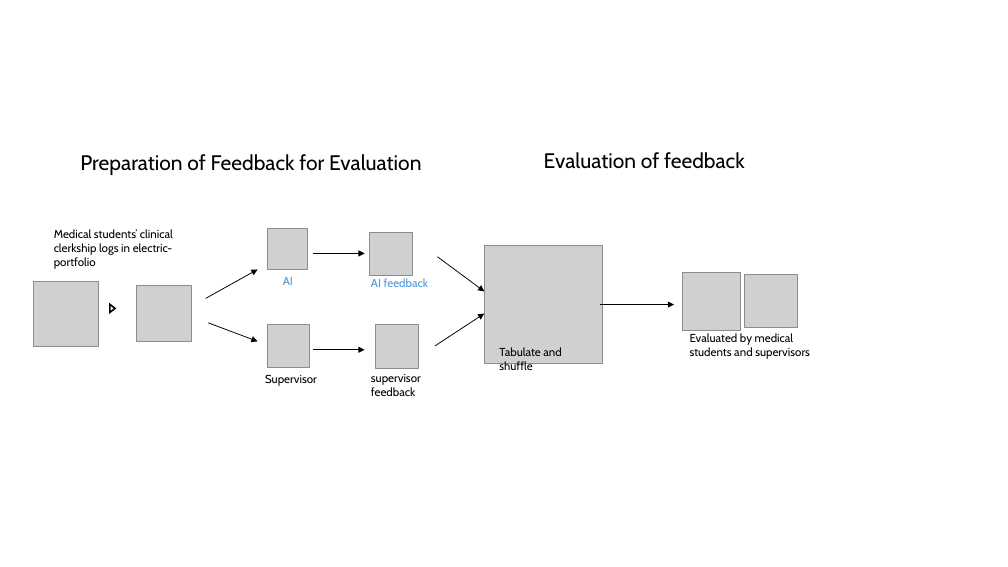
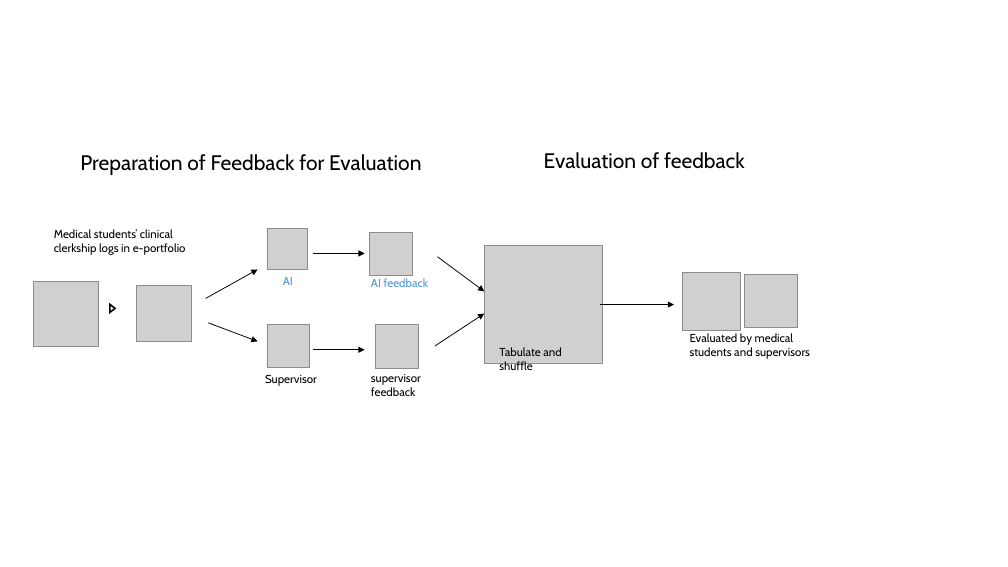
Before and after one commit to ncukondo-research/ai-vs-human-feedback-analysis, a slide deck: slide 1 of src/assets/flow_of_feedback_and_evaluation/flow_of_feedback_and_evaluation.pptx. Drawn at 1008x567 pixels with LibreOffice and Linux fonts; fonts in the diff are those of the drawing; grey boxes stand for pictures. Boxes give left, top, right and bottom in pixels: in the first picture for what was removed or moved away, otherwise in the second. Text is boxed around its words. In the diff, an @@ line names an element or a change of style, - is before the commit and + after.

```diff
--- a/src/assets/flow_of_feedback_and_evaluation/flow_of_feedback_and_evaluation.pptx
+++ b/src/assets/flow_of_feedback_and_evaluation/flow_of_feedback_and_evaluation.pptx
@@ text at box(54, 229, 186, 255): text changed @@
-Medical students’ clinical clerkship logs in electric-portfolio
+Medical students’ clinical clerkship logs in e-portfolio
```
Also in this commit, not shown: 3 other files.
